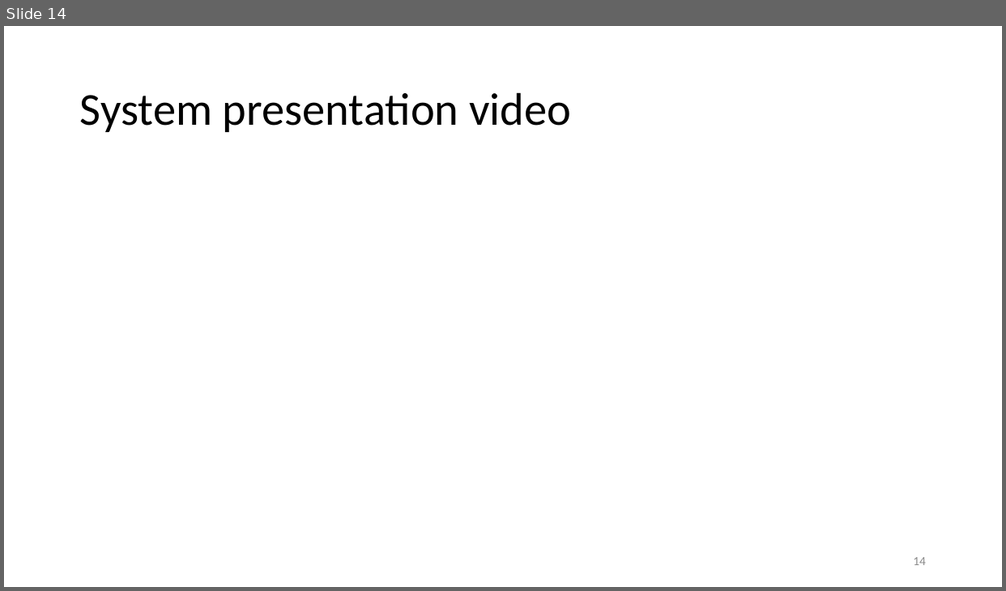
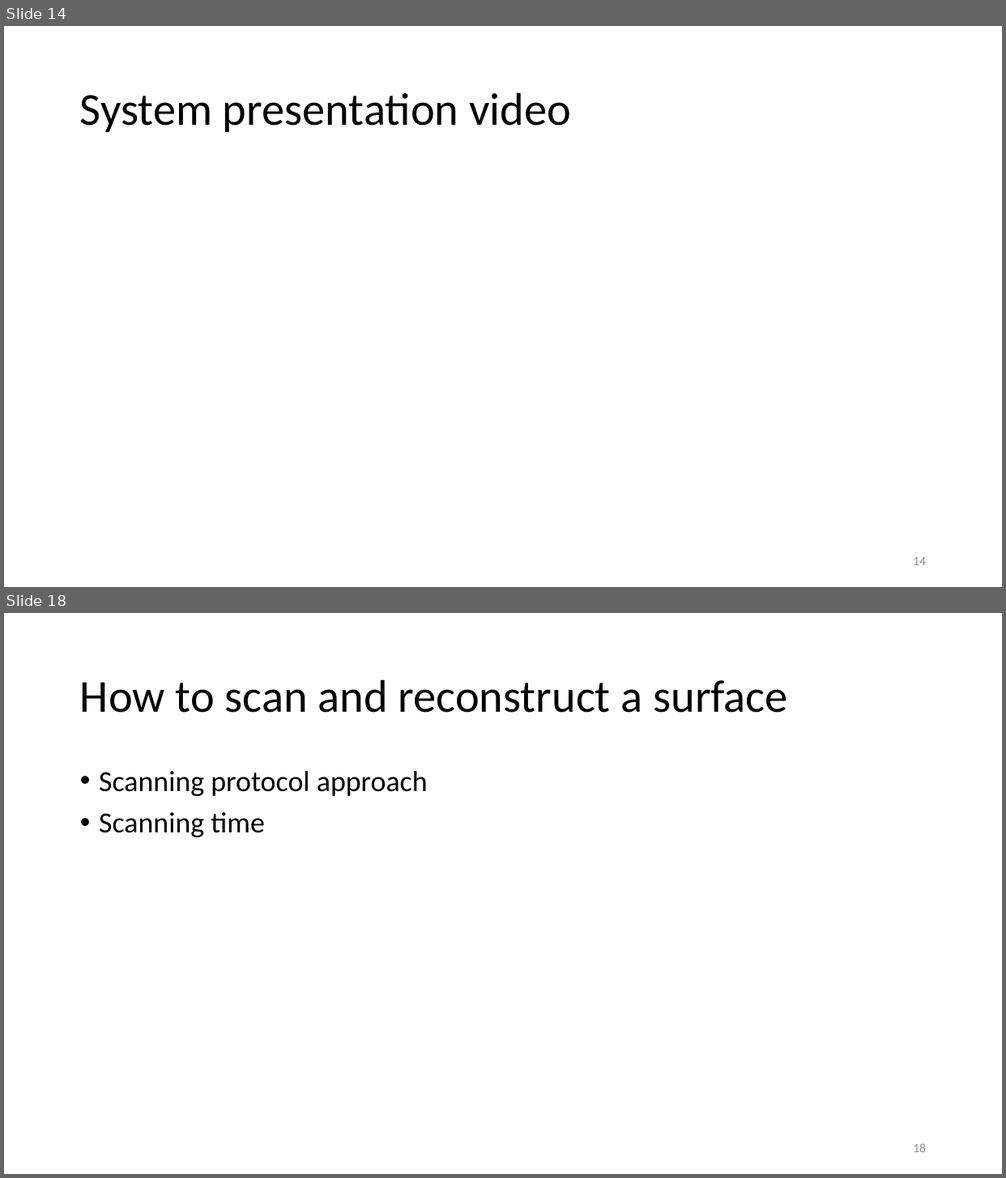
Before and after one commit to MDU-C2/MicroTomography, a slide deck: Precise Positioning and Scanning for Microwave Imaging.pptx. Shown one above the other, each under a label of ours: slide 14 before the commit, slides 14 and 18 after it; the slides between them are not shown. The pictures are 1006x591 and 1006x1178 pixels, drawn with LibreOffice and Linux fonts; fonts in the diff are those of the drawing. Boxes give left, top, right and bottom in pixels: in the first picture for what was removed or moved away, otherwise in the second. Text is boxed around its words. In the diff, an @@ line names an element or a change of style, - is before the commit and + after.

```diff
--- a/Precise Positioning and Scanning for Microwave Imaging.pptx
+++ b/Precise Positioning and Scanning for Microwave Imaging.pptx
@@ slide 18 added at box(4, 613, 1002, 1174), background #FFFFFF @@
@@ title added at box(80, 679, 787, 713), 44 pt, text #000000 @@
+How to scan and reconstruct a surface
@@ text added at box(99, 771, 428, 837), 28 pt, text #000000 @@
+• Scanning protocol approach
+• Scanning time
@@ page number added at box(913, 1144, 926, 1152), 12 pt, text #8C8C8C @@
+18
```
Also in this commit, not shown: 1 slide changed, 5 other slides added, 1 slide removed, 1 other file.
